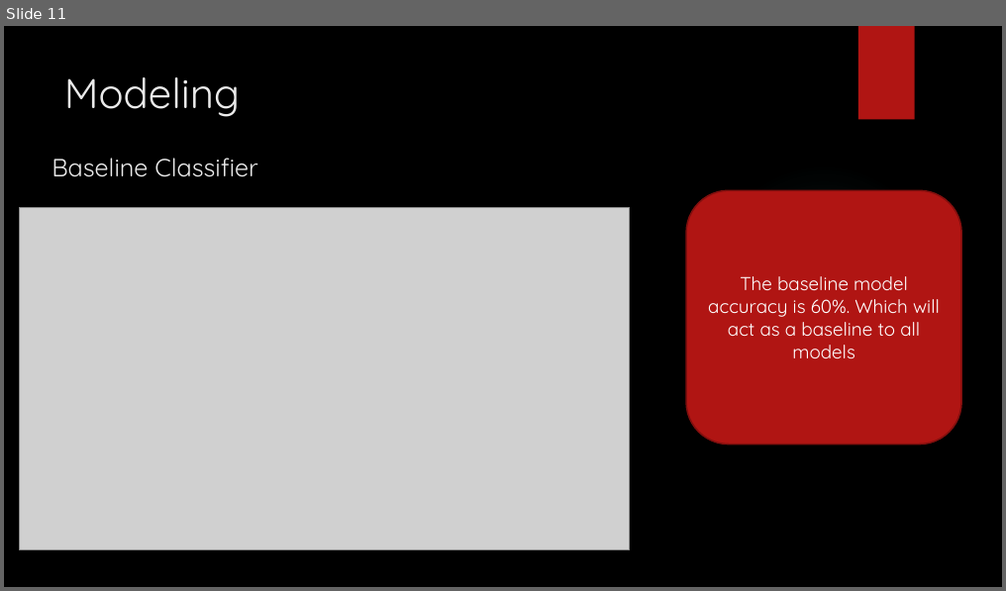
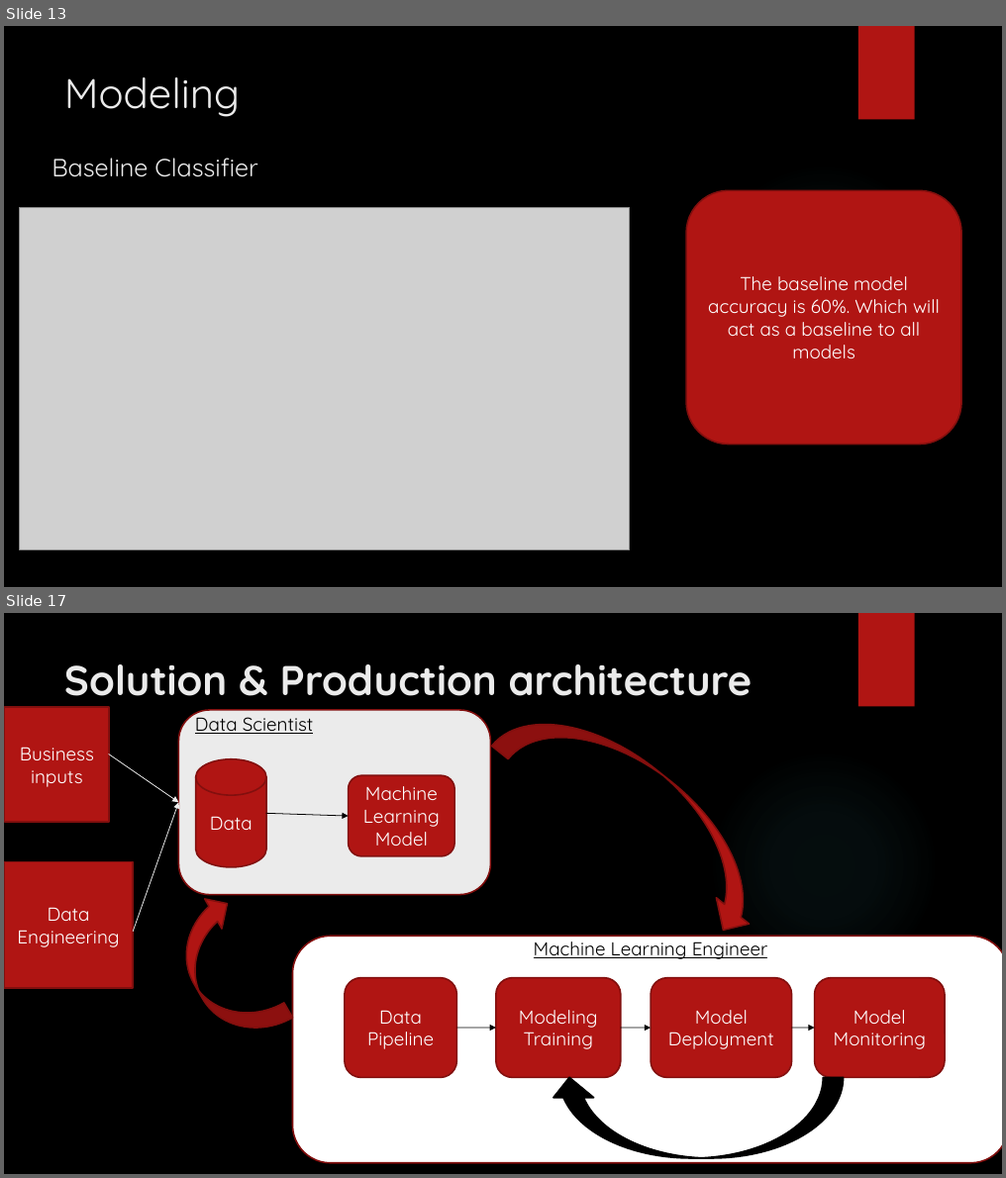
Before and after one commit to SelectTshepo/Presentation, a slide deck: Presentation.pptx. Shown one above the other, each under a label of ours: slide 11 before the commit, slides 13 and 17 after it; the slides between them are not shown. The pictures are 1006x591 and 1006x1178 pixels, drawn with LibreOffice and Linux fonts; fonts in the diff are those of the drawing; grey boxes stand for pictures; background and template pictures are left out. Boxes give left, top, right and bottom in pixels: in the first picture for what was removed or moved away, otherwise in the second. Text is boxed around its words. In the diff, an @@ line names an element or a change of style, - is before the commit and + after.

```diff
--- a/Presentation.pptx
+++ b/Presentation.pptx
@@ slide 17 added at bbox=[4, 613, 1002, 1174], background picture (left out); not listed: 2 template elements that a slide beside it also shows @@
@@ title added at bbox=[64, 664, 752, 696], 40 pt, text #EBEBEB, bold @@
+Solution & Production architecture
@@ curved left arrow added at bbox=[492, 680, 792, 943], fill #B01513, outline #82100E 1.5 pt @@
@@ rectangle added at bbox=[5, 707, 110, 822], fill #B01513, outline #82100E 1.5 pt, 18 pt, text #FFFFFF @@
+Business inputs
@@ rounded rectangle added at bbox=[178, 710, 491, 895], fill #EBEBEB, outline #82100E 1.5 pt, 18 pt, text #000000, underline @@
+Data Scientist
@@ arrow added from (109, 755) to (178, 802), #EBEBEB 0.75 pt @@
@@ cylinder added at bbox=[196, 759, 266, 866], fill #B01513, outline #82100E 1.5 pt, 18 pt, text #FFFFFF @@
+Data
@@ rounded rectangle added at bbox=[349, 775, 454, 857], fill #B01513, outline #82100E 1.5 pt, 18 pt, text #FFFFFF @@
+Machine Learning Model
@@ arrow added from (133, 931) to (178, 802), #EBEBEB 0.75 pt @@
@@ arrow added from (266, 814) to (349, 816), #000000 0.75 pt @@
@@ rectangle added at bbox=[4, 862, 133, 989], fill #B01513, outline #82100E 1.5 pt, 18 pt, text #FFFFFF @@
+Data Engineering
@@ curved left arrow added at bbox=[158, 889, 292, 1053], fill #B01513, outline #82100E 1.5 pt @@
@@ rounded rectangle added at bbox=[293, 937, 1002, 1164], fill #FFFFFF, outline #82100E 1.5 pt, 18 pt, text #000000, underline @@
+Machine Learning Engineer
@@ rounded rectangle added at bbox=[345, 978, 456, 1078], fill #B01513, outline #82100E 1.5 pt, 18 pt, text #FFFFFF @@
+Data Pipeline
@@ rounded rectangle added at bbox=[496, 978, 621, 1078], fill #B01513, outline #82100E 1.5 pt, 18 pt, text #FFFFFF @@
+Modeling Training
@@ rounded rectangle added at bbox=[650, 978, 792, 1078], fill #B01513, outline #82100E 1.5 pt, 18 pt, text #FFFFFF @@
+Model Deployment
@@ rounded rectangle added at bbox=[815, 978, 945, 1078], fill #B01513, outline #82100E 1.5 pt, 18 pt, text #FFFFFF @@
+Model Monitoring
@@ arrow added from (457, 1028) to (496, 1028), #000000 0.75 pt @@
@@ arrow added from (621, 1028) to (650, 1028), #000000 0.75 pt @@
@@ arrow added from (792, 1028) to (815, 1028), #000000 0.75 pt @@
@@ curved left arrow added at bbox=[549, 1077, 844, 1158], fill #000000, outline #000000 1.5 pt @@
@@ what was slide 11 is now slide 13 @@
```
Also in this commit, not shown: 11 slides changed, 5 other slides added, 2 slides removed.
